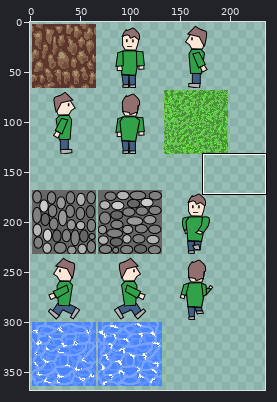
Sprite sheet, stored at sprites.png. Above: a wide view before the commit, with the close-up outlined.
Close-up. Old version:
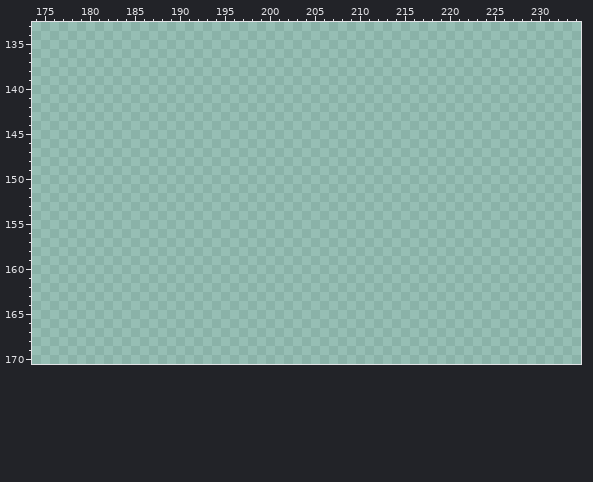
The file is 256x512 pixels. Pixels under 10% opacity are left out. Colours within 5 levels of each other are drawn and written as one. Shown: x 174..234, y 133..170. The old version is drawn lined up with the new one. The wide view leaves out empty margins. The commit also changed other parts of the picture, which this record leaves out.
The same view after the edit:
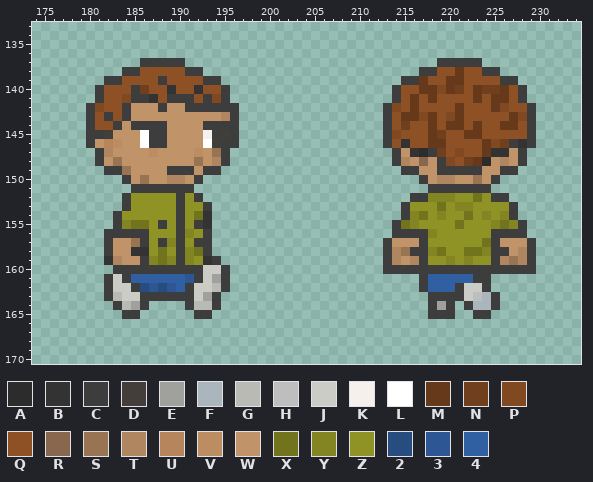
Palette (. is transparent): A #2c2c2c  B #333333  C #3d3d3d  D #443e3b  E #a0a19c  F #abb5be  G #b9bab4  H #bebebe  J #cbccc6  K #f6f0ed  L #ffffff  M #65391a  N #703f1d  P #814921  Q #8e5025  R #88674e  S #987453  T #af865f  U #b6855b  V #bc8d63  W #c09369  X #71731d  Y #828521  Z #8f9225  2 #264c80  3 #2c5794  4 #3160a2
The edit:
drawings rearranged on the sheet (the old picture shows each at its new place)
Changed rows in their new state; - is an unchanged pixel.
first column x 180:
137 ------CCCCC----------------------------CCCCC------
138 ----CCQQQQQCC------------------------CCQQMQQCC----
139 --CCQQQQCQQQQCC--------------------CCMQQMMQQQQCC--
140 -CQQQCNQQBQQBQQC------------------CQQMMPMNQMNNMQC-
141 -CQQPCCBQCCCQCPC------------------CQMQMQQQQMQMMQC-
142 CPQQCWWWCWWCCCCCC----------------CPQMQQQQMQQQMPQQC
143 CQCQCWWWWWWWWWWTC----------------CQMMPMQPMQQQQQMPC
144 CQQCWCCCCWWWWCCCC----------------CQNQQMQMMQMQQMMQC
145 CCDWWWLCCWWWWKCDC----------------CPQQQMNQQMMQQQQQC
146 CWUVWWLCCWWWWLDCC----------------CQBQQMMQQQQMPNCBC
147 -CTWWWWVWWWWVWSC------------------CWBACNQPQQMBBWC-
148 -CWSWWWWWWWWSWTC------------------CTWRWCPQNMAWTWC-
149 --CCSWWWWCCCWCC--------------------CCWWCCCCCWWCC--
150 ----CWSWWTTWC------------------------CWTTWWSWC----
151 -----CCCCCCC--------------------------CCCCCCC-----
152 ----CZZZZZCZC-----------------------CCYYYZZXZCC---
153 ----CZZZZZCZZC---------------------CZZZXZYYZZZZC--
154 ---CZZZZZZCZXB---------------------CYXZYZZXZYZYC--
155 ---CYXXZCZCZCB--------------------CXYZZZZXZZZYXYC-
156 --CCCCCZZZCYZC--------------------CCCCYZZZZZZCCCC-
157 --CWWSCZCYCZCC-------------------CWWWCZZZZZZXCWWWC
158 --CWWBBZXZCYXC-------------------CTSCCYXZZXXYCCWTC
159 --BTWWCYXYCYZBC------------------CTWTCZZYZYZZCTSTC
160 ---CCCCCCCCCCJJC-----------------CCCCCCCCCCCCCCCCC
161 --CJC4444443CJEC---------------------C44444CC-----
162 --CJJC23234CJJGC---------------------C444CJJC-----
163 --CGJJCCCCCCJEC-----------------------CCCCJHFC----
164 ---CGEC----CGGC-----------------------CEC-CFFC----
165 ----CC------CC------------------------CCC--CC-----
Changed places in both close-ups, as pixel boxes (x1, y1, x2, y2):
added: (86, 58, 239, 319)
added: (383, 58, 536, 319)
